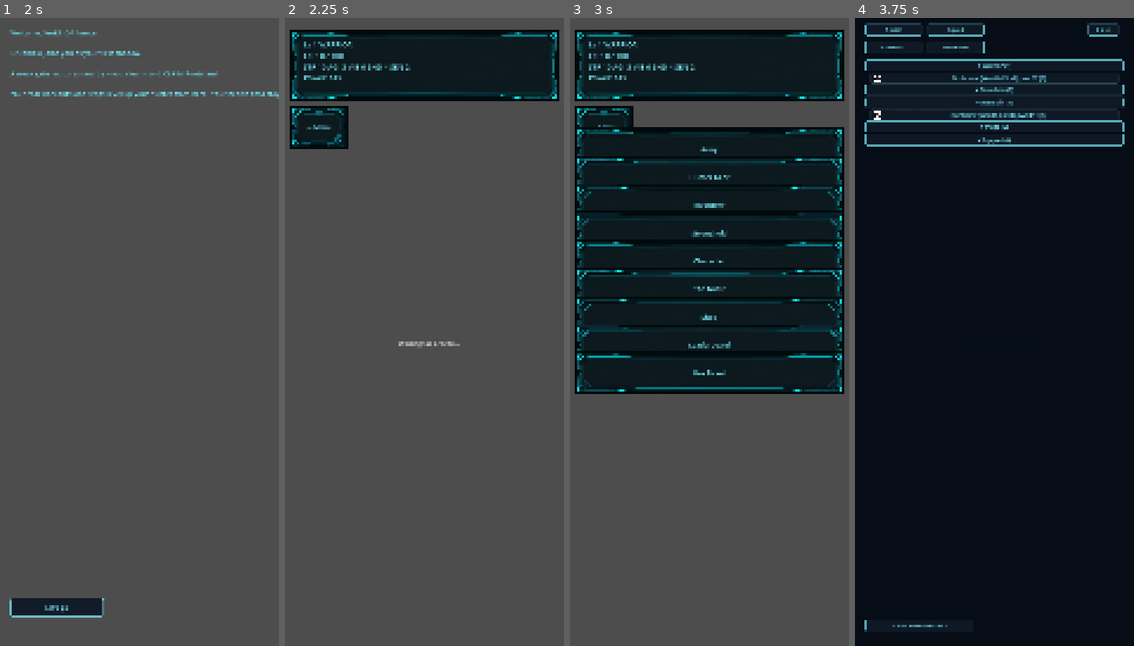
Above: before the commit, frames 1-4 (left to right).
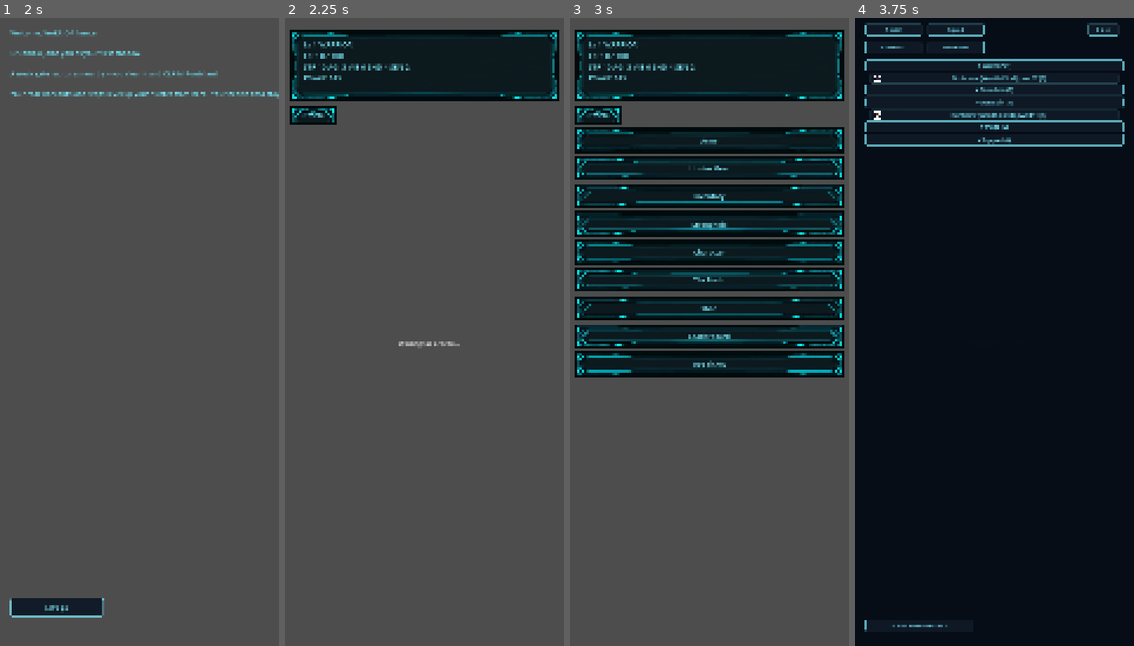
Above: after the commit, the same moments.

Repository: Luke-AI-Developments/HollowHunter
Game: Godot game, scene res://scenes/main.tscn
Same seed, same stepped clock (60 frames per second), same inputs: the game is played once before the commit and once after it.
Inputs (mouse positions are in pixels of both pictures, inside the frame that each line leads up to):
- Up to frame 1 (2 s): tap Enter at 0.5 s; move the mouse to (200, 300) at 0.52 s; hold Shift 0.53-1.25 s; click (200, 300) at 0.67 s; click "Warrior" at 1.25 s
- Up to frame 2 (2.25 s): click "Let's go" at 2 s
- Up to frame 3 (3 s): click "☰ Menu" at 2.75 s
- Up to frame 4 (3.75 s): click "Army" at 3.5 s

Frame 1 is identical in both runs. In frame 2, 1.1% of the frame differs, in the area x 1-23%, y 14-21%; in frame 3, 11%, in the area x 1-99%, y 14-60%; in frame 4, less than 0.1%.

Commit message:
style: drop per-node overrides now covered by the theme; BannerButton/Title variations
Nav banners + MenuButton + stronghold + popup CTAs -> theme_type_variation
BannerButton; panel titles -> Title; redundant font_color overrides
removed; StyleBoxTexture_navbanner sub-resource deleted. HUD/popup frame
NinePatchRects and intentional font_size overrides kept.

Co-Authored-By: Claude Sonnet 5 <noreply@anthropic.com>
Claude-Session: https://claude.ai/code/session_011ZyXxpF6DuowwNkHmsaD2W

Diff:
--- a/scenes/main.tscn
+++ b/scenes/main.tscn
@@ -16,13 +16,6 @@
 [ext_resource type="Script" path="res://scenes/system_panel.gd" id="14"]
 [ext_resource type="Texture2D" path="res://art/ui/ui_system_frame.webp" id="15"]
 
-[sub_resource type="StyleBoxTexture" id="StyleBoxTexture_navbanner"]
-texture = ExtResource("15")
-texture_margin_left = 64.0
-texture_margin_top = 64.0
-texture_margin_right = 64.0
-texture_margin_bottom = 64.0
-
 [node name="Main" type="Node2D"]
 script = ExtResource("1")
 
@@ -153,15 +146,7 @@
 offset_top = 340.0
 offset_right = 200.0
 offset_bottom = 410.0
-theme_override_colors/font_color = Color(0.498, 0.941, 1.0, 1)
-theme_override_colors/font_hover_color = Color(0.498, 0.941, 1.0, 1)
-theme_override_colors/font_pressed_color = Color(0.498, 0.941, 1.0, 1)
-theme_override_colors/font_focus_color = Color(0.498, 0.941, 1.0, 1)
-theme_override_font_sizes/font_size = 24
-theme_override_styles/normal = SubResource("StyleBoxTexture_navbanner")
-theme_override_styles/hover = SubResource("StyleBoxTexture_navbanner")
-theme_override_styles/pressed = SubResource("StyleBoxTexture_navbanner")
-theme_override_styles/focus = SubResource("StyleBoxTexture_navbanner")
+theme_type_variation = &"BannerButton"
 text = "☰ Menu"
 
 [node name="BannerList" type="Node2D" parent="GameUI/NavMenu"]
@@ -172,15 +157,7 @@
 offset_top = 424.0
 offset_right = 1060.0
 offset_bottom = 520.0
-theme_override_colors/font_color = Color(0.498, 0.941, 1.0, 1)
-theme_override_colors/font_hover_color = Color(0.498, 0.941, 1.0, 1)
-theme_override_colors/font_pressed_color = Color(0.498, 0.941, 1.0, 1)
-theme_override_colors/font_focus_color = Color(0.498, 0.941, 1.0, 1)
-theme_override_font_sizes/font_size = 26
-theme_override_styles/normal = SubResource("StyleBoxTexture_navbanner")
-theme_override_styles/hover = SubResource("StyleBoxTexture_navbanner")
-theme_override_styles/pressed = SubResource("StyleBoxTexture_navbanner")
-theme_override_styles/focus = SubResource("StyleBoxTexture_navbanner")
+theme_type_variation = &"BannerButton"
 text = "Army"
 
 [node name="HunterGearBanner" type="Button" parent="GameUI/NavMenu/BannerList"]
@@ -188,15 +165,7 @@
 offset_top = 532.0
 offset_right = 1060.0
 offset_bottom = 628.0
-theme_override_colors/font_color = Color(0.498, 0.941, 1.0, 1)
-theme_override_colors/font_hover_color = Color(0.498, 0.941, 1.0, 1)
-theme_override_colors/font_pressed_color = Color(0.498, 0.941, 1.0, 1)
-theme_override_colors/font_focus_color = Color(0.498, 0.941, 1.0, 1)
-theme_override_font_sizes/font_size = 26
-theme_override_styles/normal = SubResource("StyleBoxTexture_navbanner")
-theme_override_styles/hover = SubResource("StyleBoxTexture_navbanner")
-theme_override_styles/pressed = SubResource("StyleBoxTexture_navbanner")
-theme_override_styles/focus = SubResource("StyleBoxTexture_navbanner")
+theme_type_variation = &"BannerButton"
 text = "Hunter Gear"
 
 [node name="InventoryBanner" type="Button" parent="GameUI/NavMenu/BannerList"]
@@ -204,15 +173,7 @@
 offset_top = 640.0
 offset_right = 1060.0
 offset_bottom = 736.0
-theme_override_colors/font_color = Color(0.498, 0.941, 1.0, 1)
-theme_override_colors/font_hover_color = Color(0.498, 0.941, 1.0, 1)
-theme_override_colors/font_pressed_color = Color(0.498, 0.941, 1.0, 1)
-theme_override_colors/font_focus_color = Color(0.498, 0.941, 1.0, 1)
-theme_override_font_sizes/font_size = 26
-theme_override_styles/normal = SubResource("StyleBoxTexture_navbanner")
-theme_override_styles/hover = SubResource("StyleBoxTexture_navbanner")
-theme_override_styles/pressed = SubResource("StyleBoxTexture_navbanner")
-theme_override_styles/focus = SubResource("StyleBoxTexture_navbanner")
+theme_type_variation = &"BannerButton"
 text = "Inventory"
 
 [node name="StrongholdBanner" type="Button" parent="GameUI/NavMenu/BannerList"]
@@ -220,15 +181,7 @@
 offset_top = 748.0
 offset_right = 1060.0
 offset_bottom = 844.0
-theme_override_colors/font_color = Color(0.498, 0.941, 1.0, 1)
-theme_override_colors/font_hover_color = Color(0.498, 0.941, 1.0, 1)
-theme_override_colors/font_pressed_color = Color(0.498, 0.941, 1.0, 1)
-theme_override_colors/font_focus_color = Color(0.498, 0.941, 1.0, 1)
-theme_override_font_sizes/font_size = 26
-theme_override_styles/normal = SubResource("StyleBoxTexture_navbanner")
-theme_override_styles/hover = SubResource("StyleBoxTexture_navbanner")
-theme_override_styles/pressed = SubResource("StyleBoxTexture_navbanner")
-theme_override_styles/focus = SubResource("StyleBoxTexture_navbanner")
+theme_type_variation = &"BannerButton"
 text = "Stronghold"
 
 [node name="CharacterBanner" type="Button" parent="GameUI/NavMenu/BannerList"]
@@ -236,15 +189,7 @@
 offset_top = 856.0
 offset_right = 1060.0
 offset_bottom = 952.0
-theme_override_colors/font_color = Color(0.498, 0.941, 1.0, 1)
-theme_override_colors/font_hover_color = Color(0.498, 0.941, 1.0, 1)
-theme_override_colors/font_pressed_color = Color(0.498, 0.941, 1.0, 1)
-theme_override_colors/font_focus_color = Color(0.498, 0.941, 1.0, 1)
-theme_override_font_sizes/font_size = 26
-theme_override_styles/normal = SubResource("StyleBoxTexture_navbanner")
-theme_override_styles/hover = SubResource("StyleBoxTexture_navbanner")
-theme_override_styles/pressed = SubResource("StyleBoxTexture_navbanner")
-theme_override_styles/focus = SubResource("StyleBoxTexture_navbanner")
+theme_type_variation = &"BannerButton"
 text = "Character"
 
 [node name="NadirBanner" type="Button" parent="GameUI/NavMenu/BannerList"]
@@ -252,15 +197,7 @@
 offset_top = 964.0
 offset_right = 1060.0
 offset_bottom = 1060.0
-theme_override_colors/font_color = Color(0.498, 0.941, 1.0, 1)
-theme_override_colors/font_hover_color = Color(0.498, 0.941, 1.0, 1)
-theme_override_colors/font_pressed_color = Color(0.498, 0.941, 1.0, 1)
-theme_override_colors/font_focus_color = Color(0.498, 0.941, 1.0, 1)
-theme_override_font_sizes/font_size = 26
-theme_override_styles/normal = SubResource("StyleBoxTexture_navbanner")
-theme_override_styles/hover = SubResource("StyleBoxTexture_navbanner")
-theme_override_styles/pressed = SubResource("StyleBoxTexture_navbanner")
-theme_override_styles/focus = SubResource("StyleBoxTexture_navbanner")
+theme_type_variation = &"BannerButton"
 text = "The Nadir"
 
 [node name="ShopBanner" type="Button" parent="GameUI/NavMenu/BannerList"]
@@ -268,15 +205,7 @@
 offset_top = 1072.0
 offset_right = 1060.0
 offset_bottom = 1168.0
-theme_override_colors/font_color = Color(0.498, 0.941, 1.0, 1)
-theme_override_colors/font_hover_color = Color(0.498, 0.941, 1.0, 1)
-theme_override_colors/font_pressed_color = Color(0.498, 0.941, 1.0, 1)
-theme_override_colors/font_focus_color = Color(0.498, 0.941, 1.0, 1)
-theme_override_font_sizes/font_size = 26
-theme_override_styles/normal = SubResource("StyleBoxTexture_navbanner")
-theme_override_styles/hover = SubResource("StyleBoxTexture_navbanner")
-theme_override_styles/pressed = SubResource("StyleBoxTexture_navbanner")
-theme_override_styles/focus = SubResource("StyleBoxTexture_navbanner")
+theme_type_variation = &"BannerButton"
 text = "Shop"
 
 [node name="LeaderboardBanner" type="Button" parent="GameUI/NavMenu/BannerList"]
@@ -284,15 +213,7 @@
 offset_top = 1180.0
 offset_right = 1060.0
 offset_bottom = 1276.0
-theme_override_colors/font_color = Color(0.498, 0.941, 1.0, 1)
-theme_override_colors/font_hover_color = Color(0.498, 0.941, 1.0, 1)
-theme_override_colors/font_pressed_color = Color(0.498, 0.941, 1.0, 1)
-theme_override_colors/font_focus_color = Color(0.498, 0.941, 1.0, 1)
-theme_override_font_sizes/font_size = 26
-theme_override_styles/normal = SubResource("StyleBoxTexture_navbanner")
-theme_override_styles/hover = SubResource("StyleBoxTexture_navbanner")
-theme_override_styles/pressed = SubResource("StyleBoxTexture_navbanner")
-theme_override_styles/focus = SubResource("StyleBoxTexture_navbanner")
+theme_type_variation = &"BannerButton"
 text = "Leaderboard"
 
 [node name="UseTicketBanner" type="Button" parent="GameUI/NavMenu/BannerList"]
@@ -300,15 +221,7 @@
 offset_top = 1288.0
 offset_right = 1060.0
 offset_bottom = 1384.0
-theme_override_colors/font_color = Color(0.498, 0.941, 1.0, 1)
-theme_override_colors/font_hover_color = Color(0.498, 0.941, 1.0, 1)
-theme_override_colors/font_pressed_color = Color(0.498, 0.941, 1.0, 1)
-theme_override_colors/font_focus_color = Color(0.498, 0.941, 1.0, 1)
-theme_override_font_sizes/font_size = 26
-theme_override_styles/normal = SubResource("StyleBoxTexture_navbanner")
-theme_override_styles/hover = SubResource("StyleBoxTexture_navbanner")
-theme_override_styles/pressed = SubResource("StyleBoxTexture_navbanner")
-theme_override_styles/focus = SubResource("StyleBoxTexture_navbanner")
+theme_type_variation = &"BannerButton"
 text = "Use Ticket"
 
 [node name="MarkerCard" type="Panel" parent="GameUI"]
@@ -340,7 +253,6 @@
 offset_top = 68.0
 offset_right = 228.0
 offset_bottom = 102.0
-theme_override_font_sizes/font_size = 18
 text = "Claim"
 
 [node name="ConfirmStrongholdButton" type="Button" parent="GameUI"]
@@ -349,6 +261,7 @@
 offset_top = 340.0
 offset_right = 340.0
 offset_bottom = 410.0
+theme_type_variation = &"BannerButton"
 theme_override_font_sizes/font_size = 20
 text = "Confirm Location"
 
@@ -358,6 +271,7 @@
 offset_top = 340.0
 offset_right = 560.0
 offset_bottom = 410.0
+theme_type_variation = &"BannerButton"
 theme_override_font_sizes/font_size = 20
 text = "Cancel"
 
@@ -377,7 +291,7 @@
 offset_top = 30.0
 offset_right = 1040.0
 offset_bottom = 80.0
-theme_override_font_sizes/font_size = 28
+theme_type_variation = &"Title"
 text = "Hunter Gear"
 
 [node name="AutoEquipButton" type="Button" parent="GameUI/HunterGearPanel"]
@@ -422,7 +336,7 @@
 offset_top = 30.0
 offset_right = 1040.0
 offset_bottom = 80.0
-theme_override_font_sizes/font_size = 28
+theme_type_variation = &"Title"
 text = "Shadow Gear"
 
 [node name="PrevButton" type="Button" parent="GameUI/ShadowGearPanel"]
@@ -949,7 +863,7 @@
 offset_top = 30.0
 offset_right = 1040.0
 offset_bottom = 80.0
-theme_override_font_sizes/font_size = 28
+theme_type_variation = &"Title"
 text = "Shop"
 
 [node name="CloseButton" type="Button" parent="GameUI/ShopPanel"]
@@ -986,7 +900,7 @@
 offset_top = 30.0
 offset_right = 1040.0
 offset_bottom = 80.0
-theme_override_font_sizes/font_size = 28
+theme_type_variation = &"Title"
 text = "Leaderboard"
 
 [node name="CloseButton" type="Button" parent="GameUI/LeaderboardPanel"]
@@ -1081,7 +995,7 @@
 offset_top = 30.0
 offset_right = 1040.0
 offset_bottom = 80.0
-theme_override_font_sizes/font_size = 28
+theme_type_variation = &"Title"
 text = "The Nadir"
 
 [node name="CloseButton" type="Button" parent="GameUI/NadirPanel"]
@@ -1124,7 +1038,7 @@
 offset_top = 30.0
 offset_right = 1040.0
 offset_bottom = 80.0
-theme_override_font_sizes/font_size = 28
+theme_type_variation = &"Title"
 text = "Stronghold"
 
 [node name="CloseButton" type="Button" parent="GameUI/StrongholdPanel"]
@@ -1279,7 +1193,7 @@
 offset_top = 30.0
 offset_right = 1040.0
 offset_bottom = 80.0
-theme_override_font_sizes/font_size = 28
+theme_type_variation = &"Title"
 text = "Hunter"
 
 [node name="CloseButton" type="Button" parent="GameUI/CharacterPanel"]
@@ -1365,7 +1279,7 @@
 offset_top = 940.0
 offset_right = 400.0
 offset_bottom = 1010.0
-theme_override_font_sizes/font_size = 24
+theme_type_variation = &"BannerButton"
 text = "Answer it"
 
 [node name="DismissButton" type="Button" parent="GameUI/GateBreakPanel"]
@@ -1373,7 +1287,7 @@
 offset_top = 940.0
 offset_right = 780.0
 offset_bottom = 1010.0
-theme_override_font_sizes/font_size = 24
+theme_type_variation = &"BannerButton"
 text = "Ignore"
 
 [node name="BattlePanel" type="Node2D" parent="GameUI"]
@@ -1593,7 +1507,6 @@
 offset_top = 12.0
 offset_right = 364.0
 offset_bottom = 148.0
-theme_override_colors/font_color = Color(0.498, 0.941, 1.0, 1.0)
 theme_override_font_sizes/font_size = 18
 autowrap_mode = 3
 text = ""
@@ -1635,7 +1548,6 @@
 offset_top = 40.0
 offset_right = 760.0
 offset_bottom = 90.0
-theme_override_colors/font_color = Color(0.498, 0.941, 1.0, 1.0)
 theme_override_font_sizes/font_size = 32
 horizontal_alignment = 1
 text = ""
@@ -1653,7 +1565,6 @@
 offset_top = 130.0
 offset_right = 760.0
 offset_bottom = 660.0
-theme_override_colors/font_color = Color(0.498, 0.941, 1.0, 1.0)
 theme_override_font_sizes/font_size = 24
 autowrap_mode = 3
 text = ""
@@ -1687,7 +1598,7 @@
 offset_top = 1160.0
 offset_right = 340.0
 offset_bottom = 1220.0
-theme_override_font_sizes/font_size = 22
+theme_type_variation = &"BannerButton"
 text = "Save"
 
 [node name="SkipButton" type="Button" parent="GameUI/ClaimNicknamePanel"]
@@ -1695,5 +1606,5 @@
 offset_top = 1160.0
 offset_right = 620.0
 offset_bottom = 1220.0
-theme_override_font_sizes/font_size = 22
+theme_type_variation = &"BannerButton"
 text = "Skip"
Not shown: 1 places in scenes/main.tscn that only renumber resources
